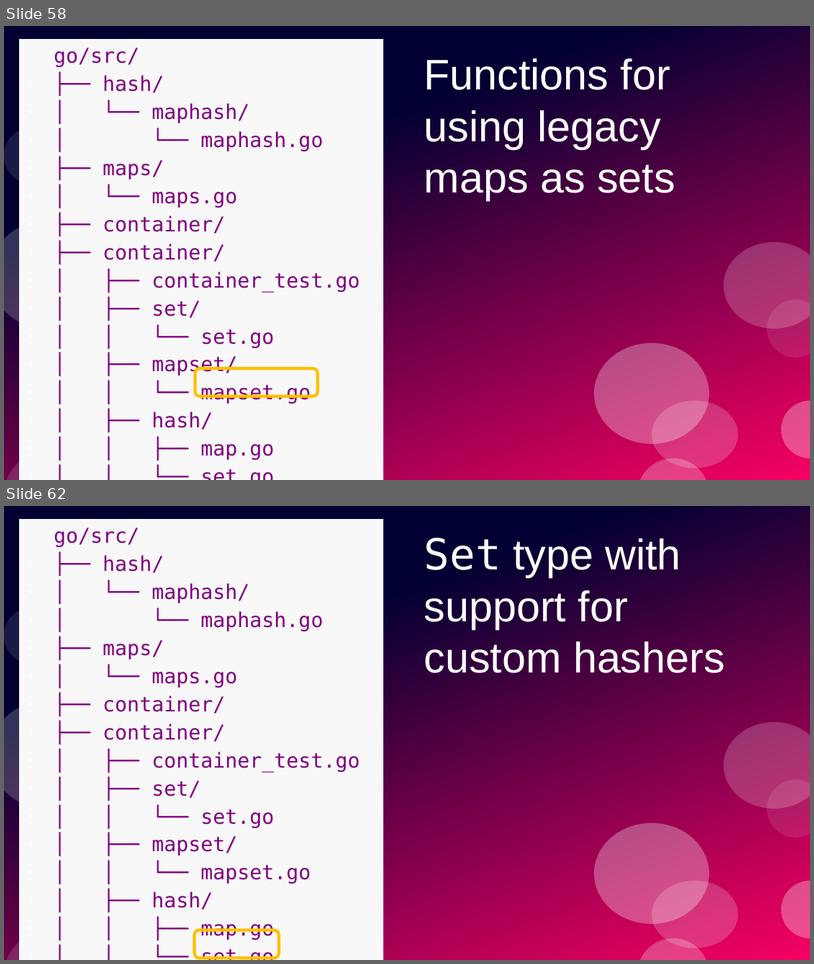
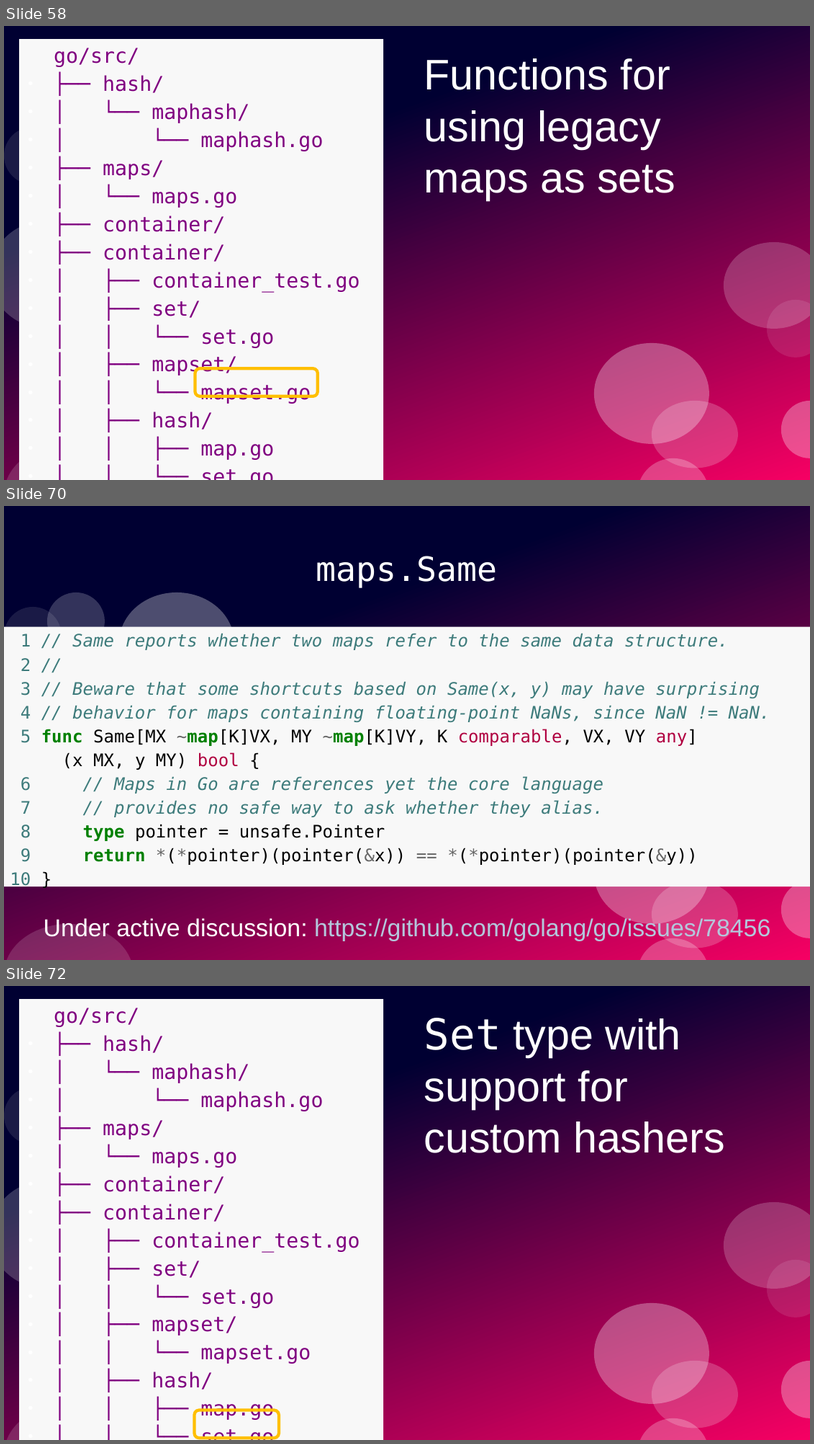
Before and after one commit to ramalho/sets-in-go, a slide deck: sets-in-go.odp. Shown one above the other, each under a label of ours: slides 58 and 62 before the commit, slides 58, 70 and 72 after it; the slides between them are not shown. The pictures are 814x964 and 814x1444 pixels, drawn with LibreOffice and Linux fonts; fonts in the diff are those of the drawing. Boxes give left, top, right and bottom in pixels: in the first picture for what was removed or moved away, otherwise in the second. Text is boxed around its words. In the diff, an @@ line names an element or a change of style, - is before the commit and + after.

```diff
--- a/sets-in-go.odp
+++ b/sets-in-go.odp
@@ slide 70 added at (4, 506, 810, 960), background #FFFFFF; not listed: 10 template elements that a slide beside it also shows @@
@@ title added at (316, 556, 498, 588), 33 pt, text #FFFFFF @@
+maps.Same
@@ ellipse added at (47, 592, 105, 650), fill #FFFFFF at 20% opacity @@
@@ ellipse added at (119, 592, 234, 693), fill #FFFFFF at 30% opacity @@
@@ text added at (4, 627, 810, 886), fill #F8F8F8, 17 pt, text #3D7B7B, italic @@
+1 // Same reports whether two maps refer to the same data structure.
+2 //
+3 // Beware that some shortcuts based on Same(x, y) may have surprising
+4 // behavior for maps containing floating-point NaNs, since NaN != NaN.
+5 func Same[MX ~map[K]VX, MY ~map[K]VY, K comparable, VX, VY any]
+(x MX, y MY) bool {
+6 // Maps in Go are references yet the core language
+7 // provides no safe way to ask whether they alias.
+8 type pointer = unsafe.Pointer
+9 return *(*pointer)(pointer(&x)) == *(*pointer)(pointer(&y))
+10 }
@@ text added at (44, 916, 771, 941), 24 pt, text #B4C7DC @@
+Under active discussion: https://github.com/golang/go/issues/78456
@@ what was slide 62 is now slide 72 @@
```
Also in this commit, not shown: 3 slides changed, 10 other slides added, 5 other files.
